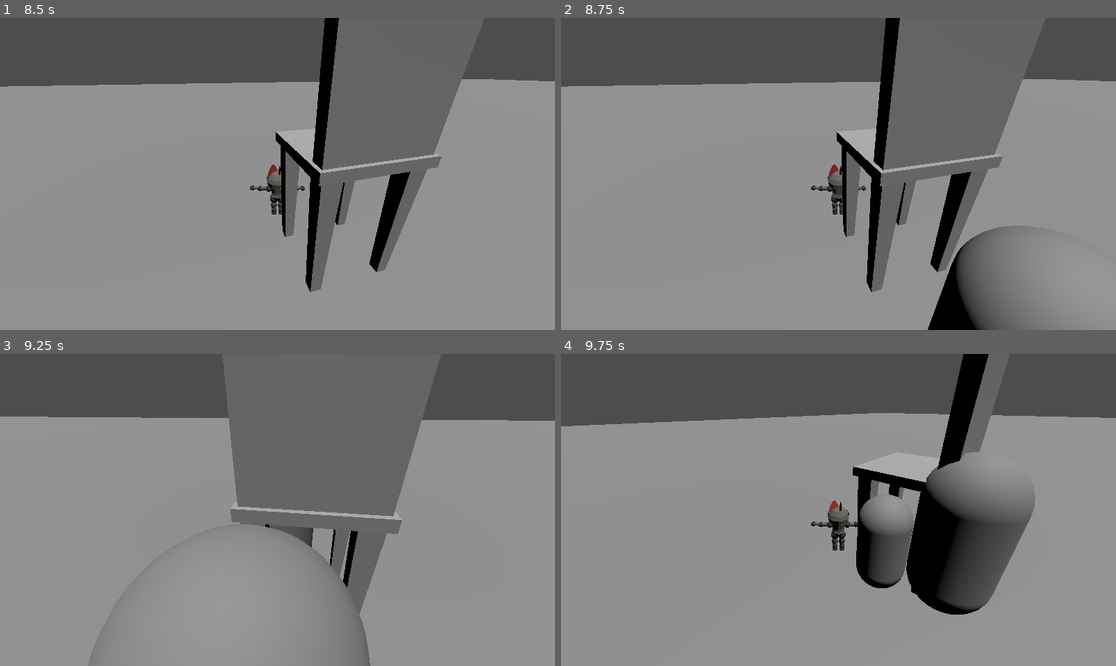
Above: before the commit, frames 1-4 (two rows, left to right).
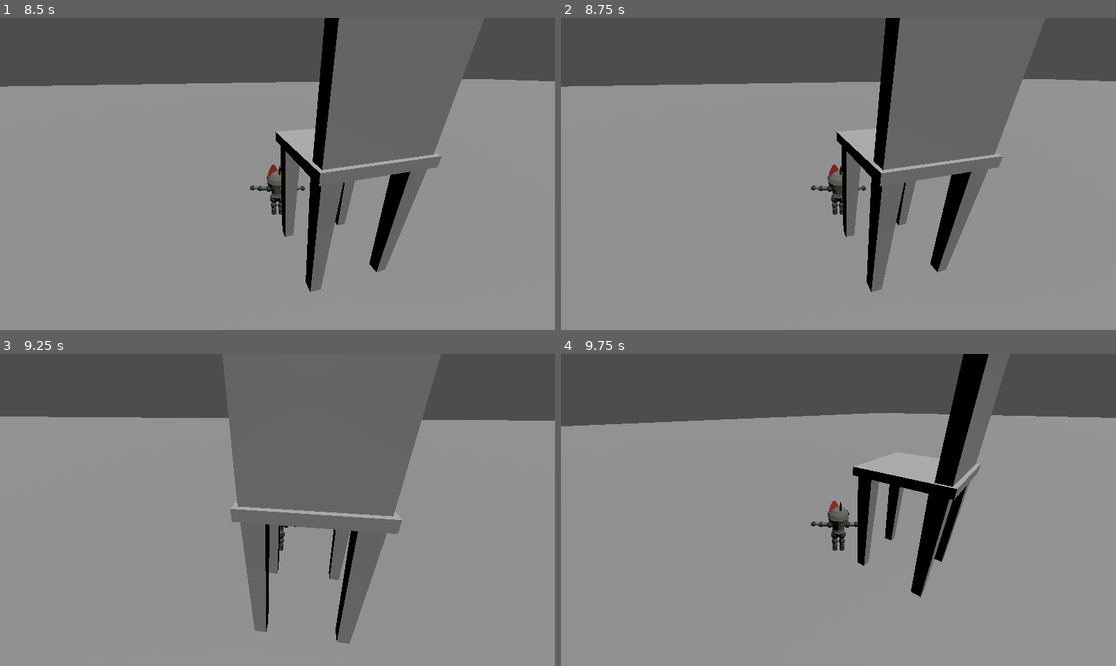
Above: after the commit, the same moments.

Repository: Tchetchouille/GMTK2024
Game: Godot game, scene res://scenes/main.tscn
Two runs of this game, one before a commit and one after it. Both use one fixed random seed, a clock stepped at 60 frames per second and the inputs below. This scene is started directly instead of the project's main scene. Sound files missing from this copy of the repository are replaced by a short silence.
Inputs (mouse positions are in pixels of both pictures, inside the frame that each line leads up to):
- Up to frame 1 (8.5 s): tap Enter at 0.5, 8 s; move the mouse to (305, 174) at 0.52 s; hold W (move_forward) 0.53-5.78 s; click (305, 174) at 0.6 s; move the mouse to (249, 174) at 1.27 s; click (249, 174) at 1.35 s; move the mouse to (288, 167) at 2.02 s; click (288, 167) at 2.1 s; move the mouse to (271, 180) at 2.77 s; click (271, 180) at 2.85 s; move the mouse to (316, 177) at 3.52 s; click (316, 177) at 3.6 s; move the mouse to (233, 170) at 4.27 s; click (233, 170) at 4.35 s; move the mouse to (283, 174) at 5.02 s; click (283, 174) at 5.1 s; move the mouse to (255, 167) at 5.77 s; hold D (move_right) 5.78-6.53 s; click (255, 167) at 5.85 s; move the mouse to (305, 174) at 6.52 s; hold W (move_forward) from 6.53 s (still down); click (305, 174) at 6.6 s; tap Space at 7.25 s; move the mouse to (249, 174) at 7.27 s; click (249, 174) at 7.35 s; move the mouse to (288, 167) at 8.02 s; click (288, 167) at 8.1 s
- Up to frame 2 (8.75 s): keep holding W (move_forward)
- Up to frame 3 (9.25 s): move the mouse to (271, 516) at 8.77 s; release W (move_forward) at 8.78 s; hold A (move_left) from 8.78 s (still down); click (271, 516) at 8.85 s
- Up to frame 4 (9.75 s): move the mouse to (877, 513) at 9.52 s; release A (move_left) at 9.53 s; hold W (move_forward) from 9.53 s (still down); click (877, 513) at 9.6 s

Frame 1 is identical in both runs. In frame 2, 4.0% of the frame differs, in the area x 66-88%, y 66-100%; in frame 3, 2.5%; in frame 4, 8.3%, in the area x 53-86%, y 31-84%.
Error after the commit: Parse Error: Expected closing ")" after grouping expression. (res://scripts/enemy.gd:88)

Commit message:
Updated sound

Diff:
--- a/scenes/Character.tscn
+++ b/scenes/Character.tscn
@@ -57,10 +57,10 @@
 [node name="CARA_Model" parent="." instance=ExtResource("2_a520b")]
 transform = Transform3D(-1, 0, -8.74228e-08, 0, 1, 0, 8.74228e-08, 0, -1, 0, 0, 0)
 
-[node name="WalkingSound" type="AudioStreamPlayer" parent="."]
+[node name="WalkingSound" type="AudioStreamPlayer3D" parent="."]
 stream = ExtResource("4_f5gh5")
 
-[node name="AttackSound" type="AudioStreamPlayer" parent="."]
+[node name="AttackSound" type="AudioStreamPlayer3D" parent="."]
 stream = ExtResource("5_772xv")
 
 [connection signal="body_entered" from="CollisionArea" to="." method="_on_collision_area_body_entered"]
--- a/scenes/JoelScene/enemy.tscn
+++ b/scenes/JoelScene/enemy.tscn
@@ -1,7 +1,8 @@
-[gd_scene load_steps=5 format=3 uid="uid://dbbbli60c0rfc"]
+[gd_scene load_steps=6 format=3 uid="uid://dbbbli60c0rfc"]
 
 [ext_resource type="Script" path="res://scripts/enemy.gd" id="1_xlh5g"]
 [ext_resource type="PackedScene" uid="uid://w4y4qmu2v8b7" path="res://scenes/gem.tscn" id="2_d57gm"]
+[ext_resource type="AudioStream" uid="uid://cv4jeayoyec7t" path="res://Sounds/SlimeDeath.wav" id="3_sqojo"]
 
 [sub_resource type="CapsuleShape3D" id="CapsuleShape3D_13kn6"]
 
@@ -9,6 +10,10 @@
 
 [node name="Enemy" type="CharacterBody3D"]
 script = ExtResource("1_xlh5g")
+base_speed = null
+gravity = null
+knockback_strength = null
+knockback_duration = null
 gem_scene = ExtResource("2_d57gm")
 
 [node name="CollisionShape3D" type="CollisionShape3D" parent="."]
@@ -18,3 +23,6 @@
 [node name="MeshInstance3D" type="MeshInstance3D" parent="."]
 transform = Transform3D(1, 0, 0, 0, 1, 0, 0, 0, 1, -0.0601243, 0.427364, 0)
 mesh = SubResource("CapsuleMesh_r7qyp")
+
+[node name="DyingSound" type="AudioStreamPlayer3D" parent="."]
+stream = ExtResource("3_sqojo")
--- a/scripts/enemy.gd
+++ b/scripts/enemy.gd
@@ -82,6 +82,10 @@
 func take_damage(damage: int = 100):
 	health -= damage
 	if health <= 0:
+		# Play the dying sound
+		$DyingSound.play()
+		# Wait for the sound to finish before freeing the node
+		await($DyingSound, "finished")
 		#drop_gem()
 		emit_signal("enemy_died", self)
 		queue_free()
